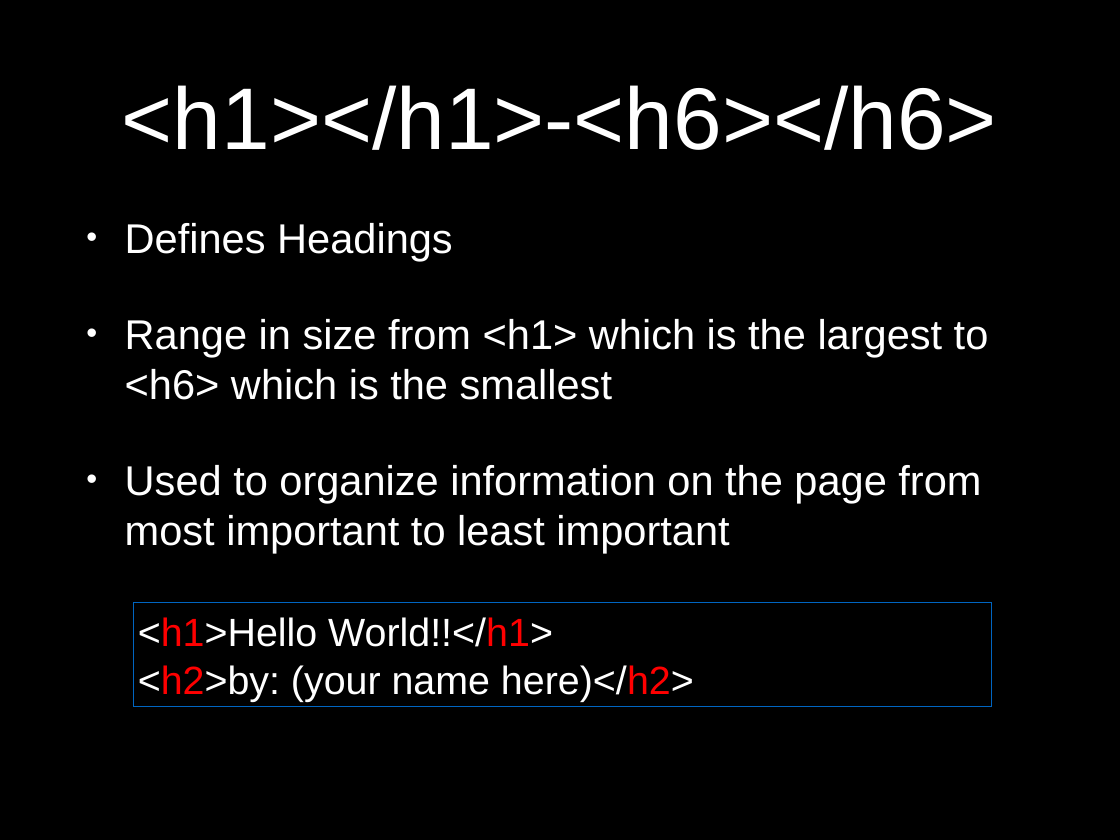
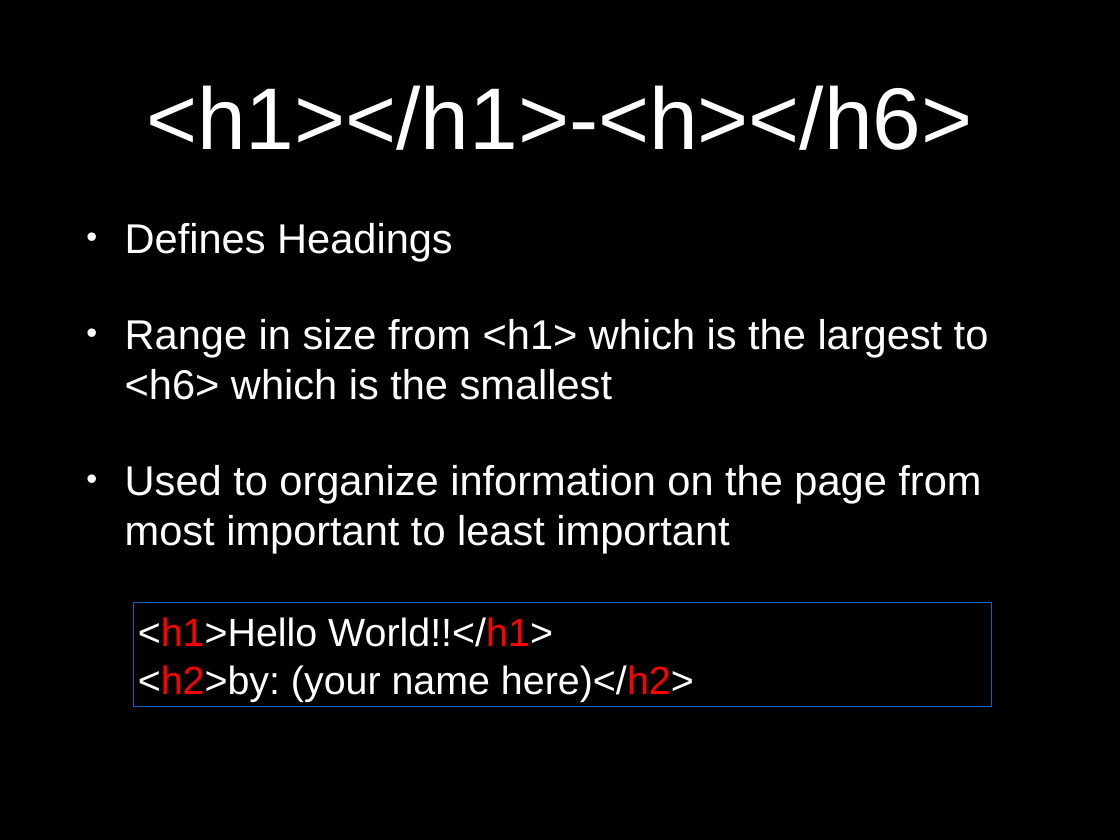
Before and after one commit to D-Code-DL/Slides, a slide deck: slide 34 of Class Presentations/Day2 JS Class.pptx (slide 38 before the commit). Drawn at 1120x840 pixels with LibreOffice and Linux fonts; fonts in the diff are those of the drawing. Boxes give left, top, right and bottom in pixels: in the first picture for what was removed or moved away, otherwise in the second. Text is boxed around its words. In the diff, an @@ line names an element or a change of style, - is before the commit and + after.

```diff
--- a/Class Presentations/Day2 JS Class.pptx
+++ b/Class Presentations/Day2 JS Class.pptx
@@ title at [146, 85, 972, 150]: text changed @@
-<h1></h1>-<h6></h6>
+<h1></h1>-<h></h6>
```
Also in this commit, not shown: 4 slides removed.
